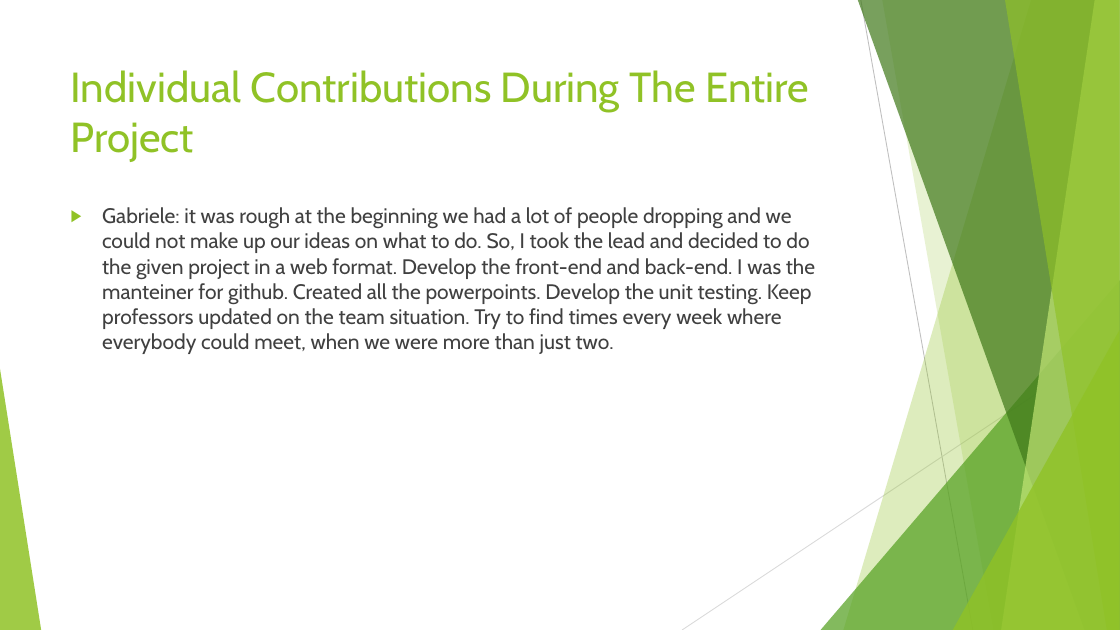
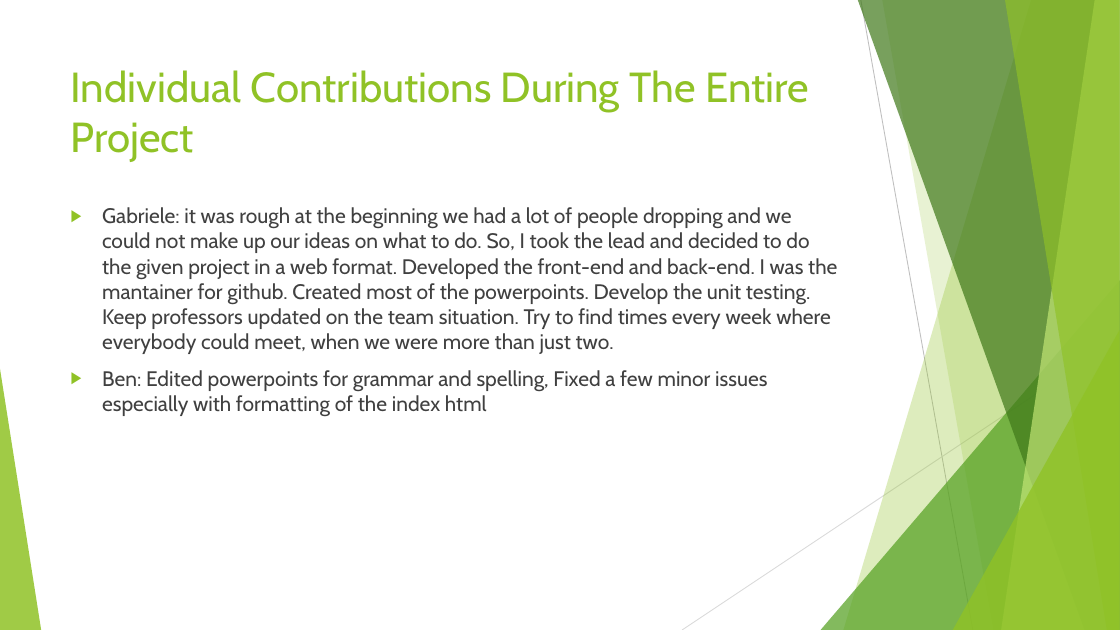
Before and after one commit to gabrielechiossi/CS-3560-PROJECT, a slide deck: slide 6 of Final Milestone.pptx. Drawn at 1120x630 pixels with LibreOffice and Linux fonts; fonts in the diff are those of the drawing. Boxes give left, top, right and bottom in pixels: in the first picture for what was removed or moved away, otherwise in the second. Text is boxed around its words. In the diff, an @@ line names an element or a change of style, - is before the commit and + after.

Commit message:
Edited spelling

```diff
--- a/Final Milestone.pptx
+++ b/Final Milestone.pptx
@@ text at box(102, 207, 837, 416): text changed @@
-▶ Gabriele: it was rough at the beginning we had a lot of people dropping and we could not make up our ideas on what to do. So, I took the lead and decided to do the given project in a web format. Develop the front-end and back-end. I was the manteiner for github. Created all the powerpoints. Develop the unit testing. Keep professors updated on the team situation. Try to find times every week where everybody could meet, when we were more than just two.
+▶ Gabriele: it was rough at the beginning we had a lot of people dropping and we could not make up our ideas on what to do. So, I took the lead and decided to do the given project in a web format. Developed the front-end and back-end. I was the mantainer for github. Created most of the powerpoints. Develop the unit testing. Keep professors updated on the team situation. Try to find times every week where everybody could meet, when we were more than just two.
+▶ Ben: Edited powerpoints for grammar and spelling, Fixed a few minor issues especially with formatting of the index html
```
Also in this commit, not shown: 5 other slides changed.
